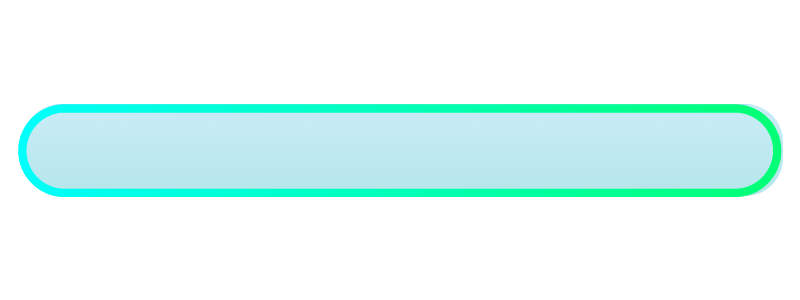
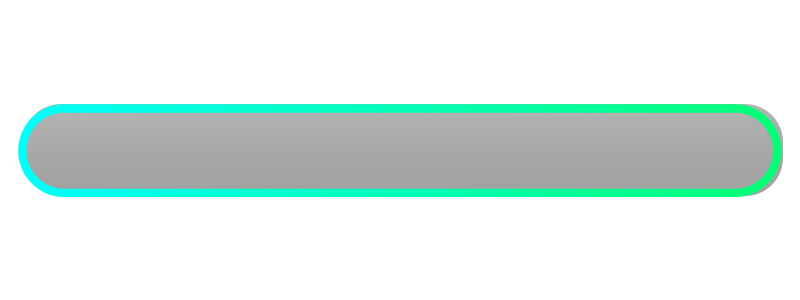
Revision of a layered 800 × 300 image; what changed, layer by layer:
painted on "Прямокутник із заокругленими к1" over [26, 104, 783, 196]
